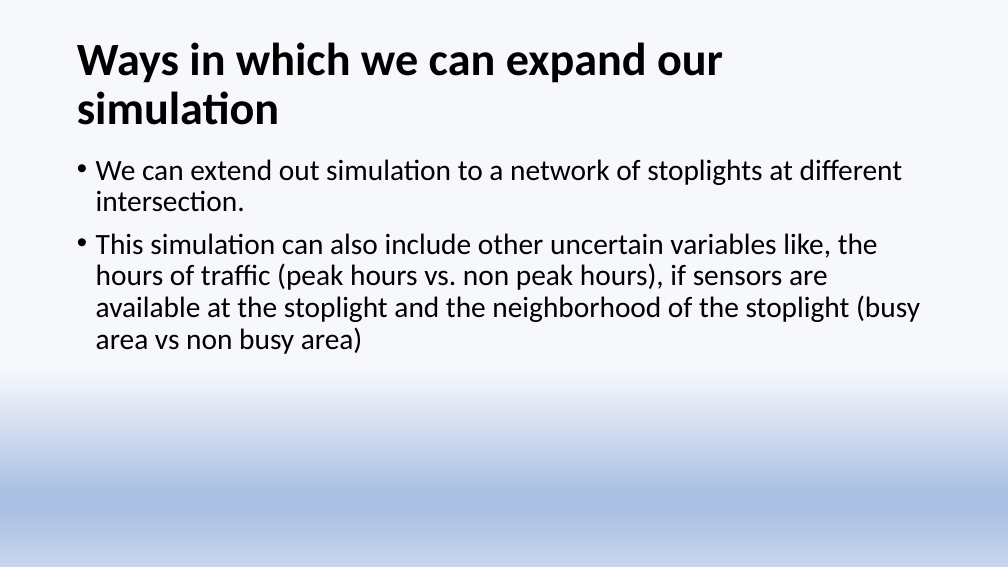
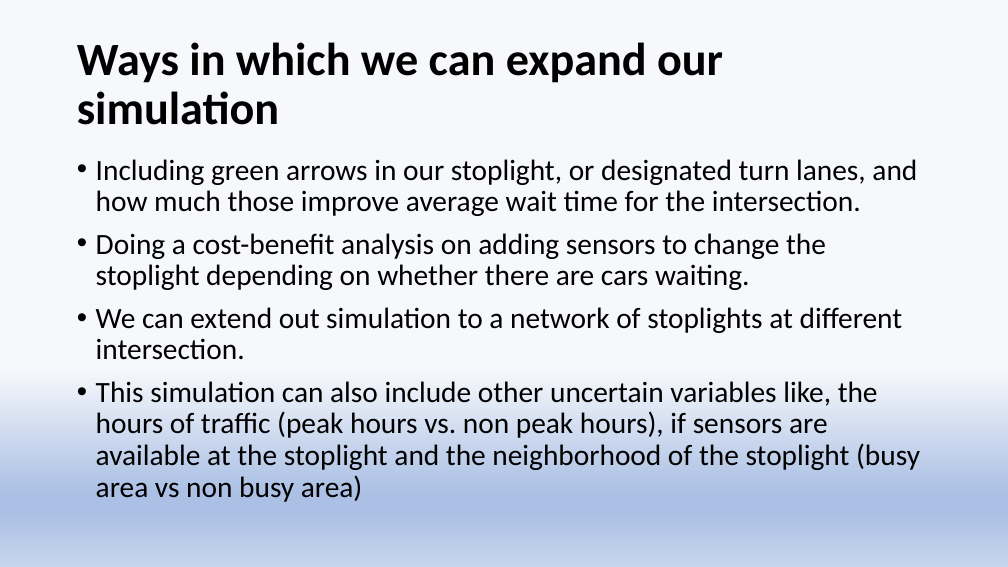
Before and after one commit to nateve/Final-project, a slide deck: slide 8 of Monte Carlo Simulation for Stoplight.pptx. Drawn at 1008x567 pixels with LibreOffice and Linux fonts; fonts in the diff are those of the drawing. Boxes give left, top, right and bottom in pixels: in the first picture for what was removed or moved away, otherwise in the second. Text is boxed around its words. In the diff, an @@ line names an element or a change of style, - is before the commit and + after.

Commit message:
added maximum wait time to summary stats, updated ppt slides

```diff
--- a/Monte Carlo Simulation for Stoplight.pptx
+++ b/Monte Carlo Simulation for Stoplight.pptx
@@ text at (96, 159, 917, 290): paragraphs added @@
+• Including green arrows in our stoplight, or designated turn lanes, and how much those improve average wait time for the intersection.
+• Doing a cost-benefit analysis on adding sensors to change the stoplight depending on whether there are cars waiting.
```
Also in this commit, not shown: 3 other slides changed, 2 slides added, 1 other file.
